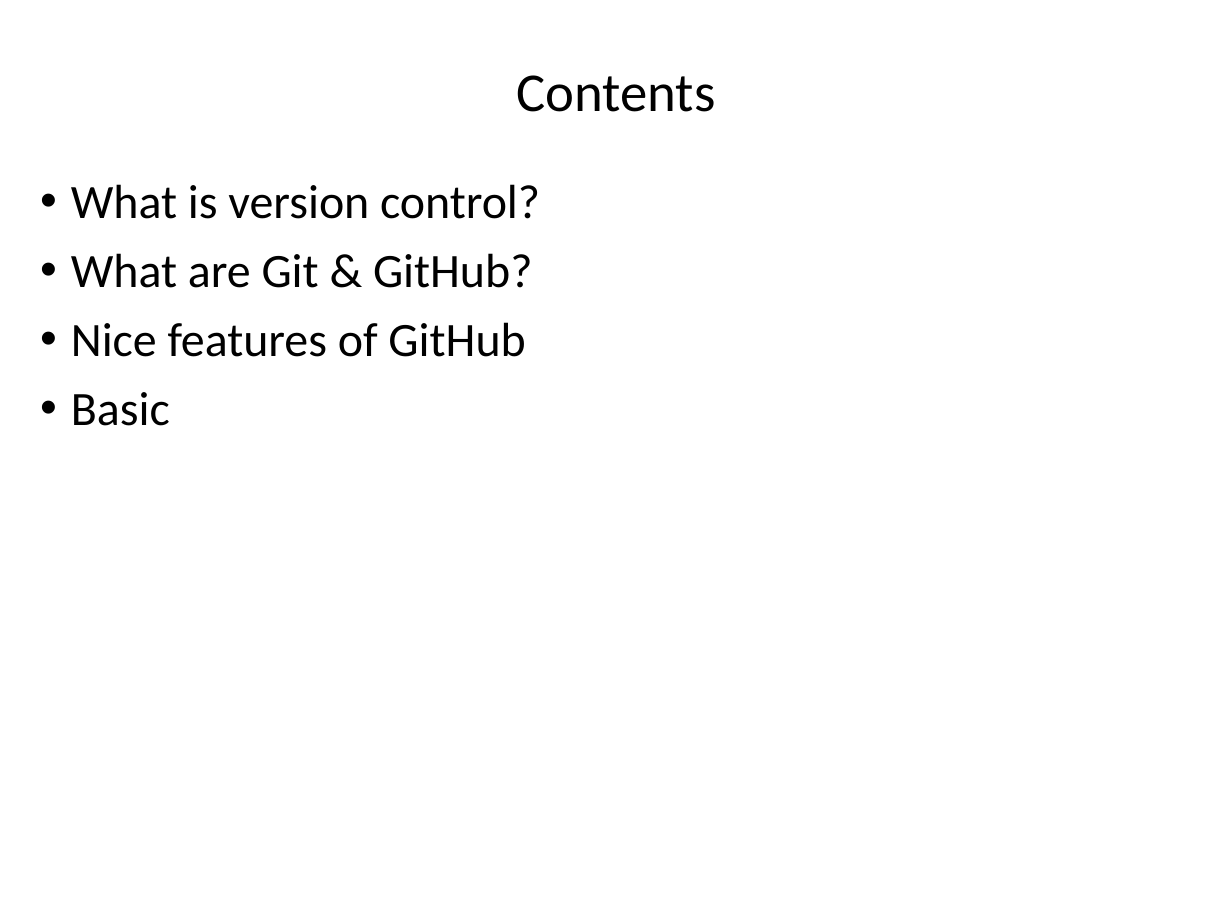
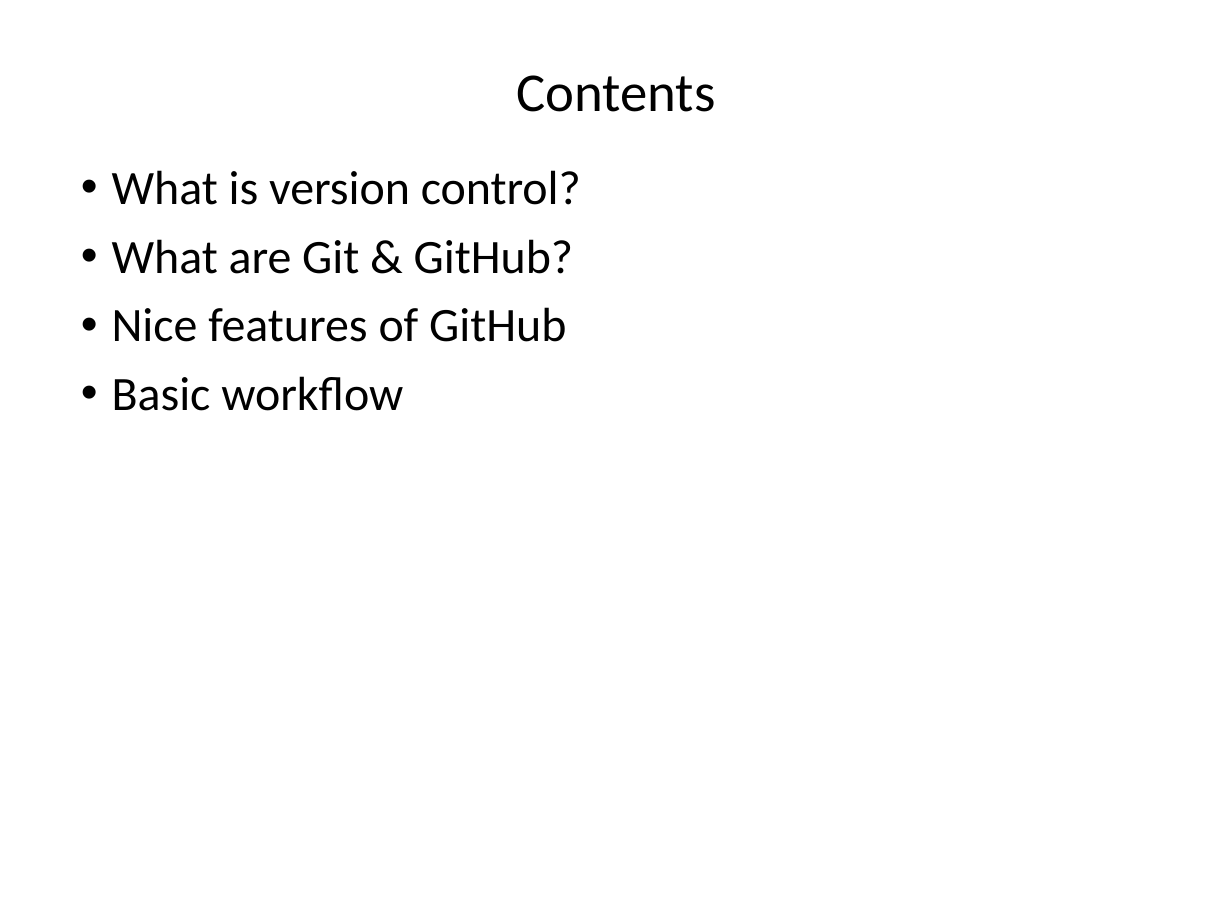
Before and after one commit to ncasuk/ncas-isc, a slide deck: slide 2 of version_control/presentations/01_git_intro.pptx. Drawn at 1232x924 pixels with LibreOffice and Linux fonts; fonts in the diff are those of the drawing; background and template pictures are left out. Boxes give left, top, right and bottom in pixels: in the first picture for what was removed or moved away, otherwise in the second. Text is boxed around its words. In the diff, an @@ line names an element or a change of style, - is before the commit and + after.

```diff
--- a/version_control/presentations/01_git_intro.pptx
+++ b/version_control/presentations/01_git_intro.pptx
@@ text "What is version control?" moved from (x1=71, y1=184, x2=540, y2=426) to (x1=112, y1=170, x2=581, y2=411) @@
@@ text at (x1=112, y1=376, x2=403, y2=411): text changed @@
-• Basic
+• Basic workflow
```
Also in this commit, not shown: 14 other slides changed, 1 other file.
